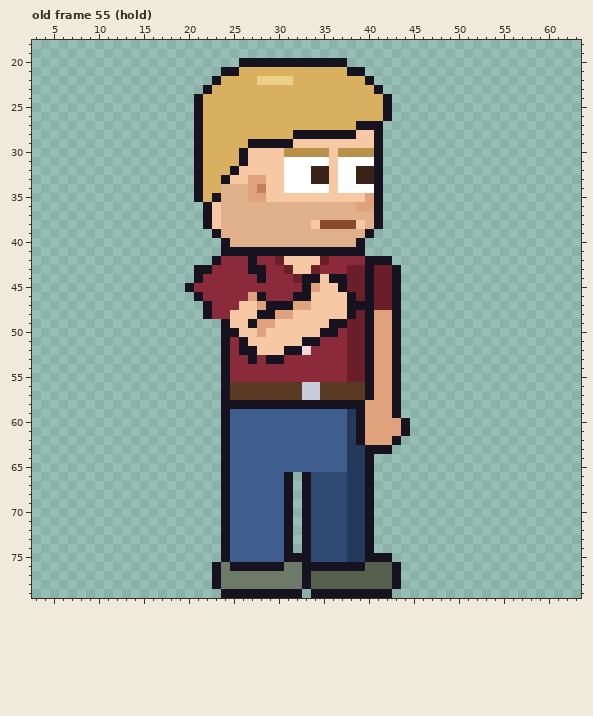
Pixel-art file, stored at sprites/expo/expo_attf_right_anim.aseprite. Above is the file before it was changed.
64x80 pixels, 123 frames. Colours within 5 levels of each other are drawn and written as one. Shown: old frame 55 (hold): x 3..63, y 18..79. The commit also changed other frames, which this record leaves out.
The result:
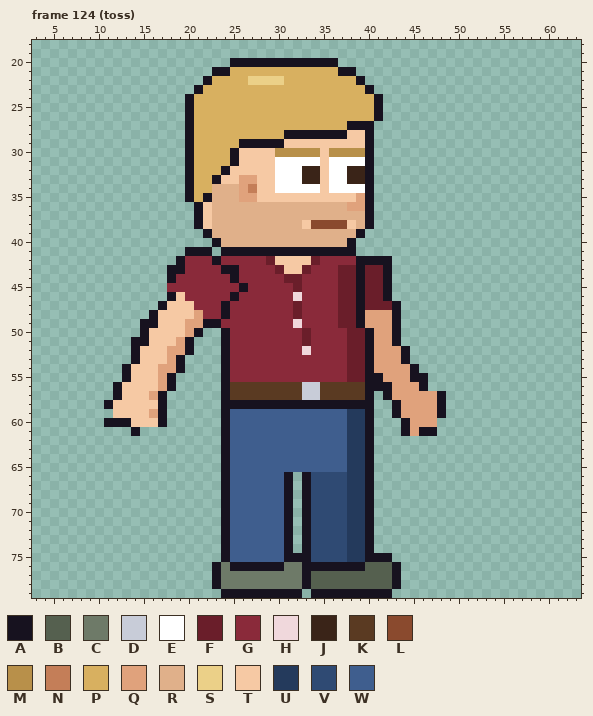
Palette (. is transparent): A #17121f  B #55604f  C #6e7a68  D #c8ccd8  E #ffffff  F #6a1e2a  G #8a2a3a  H #f0d8dc  J #3a2418  K #5a3a22  L #8a4a2e  M #b8904a  N #c47e58  P #d8b060  Q #e0a27c  R #e0b08a  S #ebd088  T #f6c9a4  U #243a5c  V #2f4a73  W #3f5e8e
A new or re-ordered frame is compared with the old frame closest to it.
Change:
frames 123 -> 129
Changed rows in their new state; - is an unchanged pixel.
Frame 124 (toss) is new; against old frame 55 (hold):
first column x 11:
20 --------------A-----------.-----------
21 ------------A-P-----------A-.---------
22 -----------AP---S---P-------A.--------
23 ----------AP-----------------A.-------
24 ---------AP-------------------A.------
25 ---------AP-------------------A.------
26 ---------AP-------------------A.------
27 ---------AP----------------A--.-------
28 ---------AP---------A------T-A.-------
29 ---------AP----A----T--------A.-------
30 ---------AP---AT---M----TM---A.-------
31 ---------AP---AT---E----TE---A.-------
32 ---------AP--AT----E--J-TE-J-A.-------
33 ---------AP-AT-Q-T-E--J-TE-J-A.-------
34 ---------AP-R--QNT-E----TE---A.-------
35 ---------APAR--Q-T----------QA.-------
36 ----------ATR--------------Q-A.-------
37 ----------ATR----------------A.-------
38 ----------ATR---------TL---TRA.-------
39 -----------AR---------------A.--------
40 ------------AR-------------A.---------
41 ---------AAA----------------.---------
42 --------AGGG----G-FT---FG---A---------
43 -------AAGGG-AA-GG-FT-FG--F-AF-A.-----
44 -------AGGG---A--G--F-GGGGF-AF-A.-----
45 -------GGG-----A-----FGGGGF-AF-A.-----
46 -------ATGG---A-GG---HGGGGFFAF-A.-----
47 ------ATTTGG-A-GGGGGGFGGGGFF-F--------
48 -----ATTTTQG-AGGGGGGGFGGGGFFAQ--------
49 ----AATTTQQAAGGGGGGGGHGGGGF-AQ--------
50 ----ATTTTQA---GGGGGGGGFGGG------------
51 ---AATTTQA-----GGGGGGGFG--------------
52 ---ATTTQQA-----GGGGGGG----------QA----
53 ---ATTTQA-------G-GG------------QA----
54 --ATTTQQA-----------------------QQA---
55 --ATTTQA----------------------A-QQAA--
56 -ATTTTQA----------------------AAQQQA--
57 -ATTTQA-----------------------.AQQQQQA
58 ATTTTTA----------------------A..-QQQQA
59 -TTTTQA---------------------UA..-QQQQA
60 AAATTTA---------------------UA...-QQQ-
61 ---A------------------------UA...-QAA-
62 ----------------------------UA...-----
63 ------------------------------..------
Pixel boxes of the changes (left, top, right, bottom) in both pictures:
changed: (104, 58, 446, 454)
